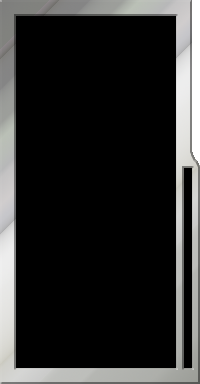
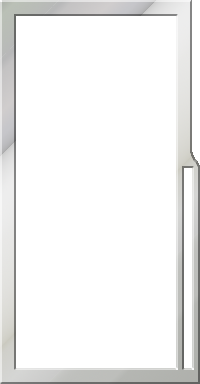
Before/after of a 200x384 layered artwork. What changed in the layer stack:
added group "frame" with 4 layers above "3 15 135 30 145" over [left=0, top=0, right=200, bottom=384]
added layer "レイヤー #2" in group "frame" over [left=0, top=0, right=200, bottom=384]
renamed "frame.png コピー" to "3 15 135 30 145", hid it, painted on it over [left=0, top=0, right=200, bottom=384]
removed layer "frame.png" over [left=0, top=0, right=200, bottom=384]
